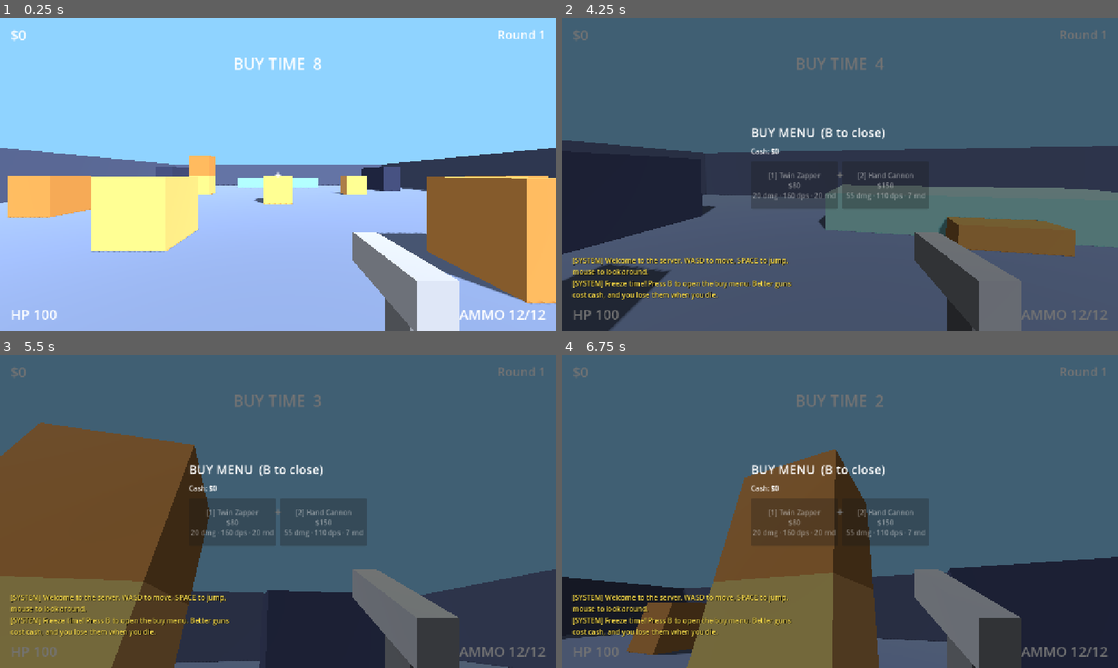
Above: before the commit, frames 1-4 (two rows, left to right).
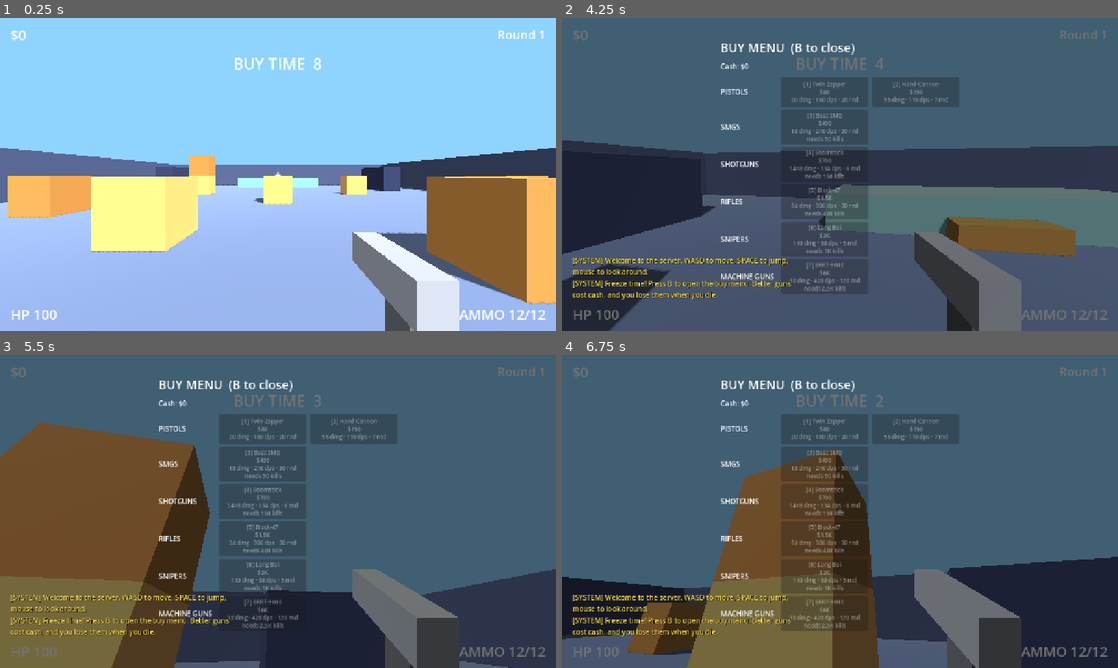
Above: after the commit, the same moments.

Repository: yeahlolnice/PixleShooterIdle
Game: Godot game, scene res://scenes/main.tscn
The game is run twice, just before and just after one commit, with the same random seed, the same clock (stepped at 60 frames per second) and the same inputs.
Inputs (mouse positions are in pixels of both pictures, inside the frame that each line leads up to):
- Up to frame 1 (0.25 s): no input
- Up to frame 2 (4.25 s): tap Enter at 0.5 s; move the mouse to (867, 174) at 0.52 s; hold T (chat) 0.53-1.28 s; hold W (move_forward) 0.53-3.53 s; tap Space (jump) at 0.77, 1.52, 3.02, 3.77 s; click (867, 174) at 0.8 s; move the mouse to (812, 174) at 1.27 s; click (812, 174) at 1.35 s; tap V (noclip) at 1.55 s; move the mouse to (851, 168) at 2.02 s; hold V (noclip) 2.03-2.78 s; click (851, 168) at 2.17 s; right-click (851, 168) at 2.3 s; move the mouse to (834, 180) at 2.77 s; right-click (834, 180) at 2.85 s; click (834, 180) at 2.92 s; tap T (chat) at 3.05 s; move the mouse to (1006, 221) at 3.52 s; hold A (move_left) from 3.53 s (still down); hold T (chat) from 3.53 s (still down); click (1006, 221) at 3.8 s; tap B (buy_menu) at 4.15 s
- Up to frame 3 (5.5 s): release A (move_left) at 4.25 s; release T (chat) at 4.25 s; tap B (buy_menu) at 4.25, 5 s; drag from (111, 464) to (194, 433) at 4.27 s; move the mouse to (283, 511) at 5.02 s; hold W (move_forward) from 5.03 s (still down); hold V (noclip) from 5.03 s (still down); click (283, 511) at 5.17 s; right-click (283, 511) at 5.3 s
- Up to frame 4 (6.75 s): tap R (reload) at 5.65 s; release W (move_forward) at 5.75 s; release V (noclip) at 5.75 s; tap B (buy_menu) at 5.75, 6.5 s; drag from (756, 433) to (728, 527) at 5.77 s; move the mouse to (867, 511) at 6.52 s; hold W (move_forward) from 6.53 s (still down); hold Shift from 6.53 s (still down)

The runs differ from the first frame. In frame 2, 9.9% of the frame differs, in the area x 28-72%, y 7-88%; in frame 3, 10%; in frame 4, 10%.

Commit message:
TASK-022/023: weapon system v2 and the gun ladder
- Weapon v2: shotgun pellets (summed hit summary), spread bloom that
  builds under sustained fire and recovers after you stop, RMB aim with
  sniper scope zoom (camera FOV, hidden viewmodel, slower mouse look),
  per-category viewmodels (stock, mags, pump, scope) and a fire kick.
- Gun ladder: Buzz SMG, Boomstick shotgun, Block-47 rifle, Long Boi
  sniper, BRRT-9000 LMG with kill unlocks; new palette colours.
- Buy menu: one row per category, locked guns show "needs N kills",
  shotgun damage shown per pellet.
- Dev unlock also unlocks guns (run kills). Screenshot tour shows the new
  guns and a held scope. Docs: DATA.md gun fields, README, D53.

Co-Authored-By: Claude Opus 5.5 <noreply@anthropic.com>

Diff:
--- a/core/data_schema.gd
+++ b/core/data_schema.gd
@@ -36,7 +36,18 @@
 		"auto": {"type": "bool"},
 		"unlock_kills": {"type": "int", "min": 0},
 		"color": {"type": "string"},
-	},
+		# Weapon v2 (TASK-022), all optional; see docs/DATA.md.
+		"category": {"type": "string"},
+		"pellets": {"type": "int", "min": 1},
+		"bloom_deg": _NUM_NONNEG,
+		"bloom_max_deg": _NUM_NONNEG,
+		"bloom_recovery_deg_s": _NUM_NONNEG,
+		"zoom_fov": _NUM_NONNEG,
+		"scoped_spread_mult": _NUM_NONNEG,
+		"model_length_m": _NUM_POS,
+	},
+	"optional": ["category", "pellets", "bloom_deg", "bloom_max_deg", "bloom_recovery_deg_s",
+		"zoom_fov", "scoped_spread_mult", "model_length_m"],
 }
 
 const _BOT := {
--- a/core/dev_flags.gd
+++ b/core/dev_flags.gd
@@ -42,6 +42,7 @@
 	if UNLOCK_ALL_FLAG in args:
 		GameState.cash = ALL_CASH
 		GameState.lifetime_kills = ALL_LIFETIME_KILLS
+		GameState.kills = ALL_LIFETIME_KILLS   # guns unlock on run kills
 		GameState.prestige_count = ALL_BANS
 		note = "DEV MODE (--dev-unlock-all): every cheat unlocked, $1B cash. Press INSERT to buy. Not saved."
 	else:
@@ -59,6 +60,7 @@
 static func unlock_all_in_session() -> void:
 	GameState.disable_persistence()
 	GameState.lifetime_kills = maxi(GameState.lifetime_kills, ALL_LIFETIME_KILLS)
+	GameState.kills = maxi(GameState.kills, ALL_LIFETIME_KILLS)   # guns unlock on run kills
 	GameState.prestige_count = maxi(GameState.prestige_count, ALL_BANS)
 	CheatSystem.refresh_unlocks(false)
 	GameState.add_cash(ALL_CASH)
--- a/data/guns.json
+++ b/data/guns.json
@@ -4,6 +4,7 @@
     {
       "id": "pistol_starter",
       "name": "P-Noob",
+      "category": "pistol",
       "price": 0,
       "damage": 25,
       "headshot_mult": 2.0,
@@ -20,6 +21,7 @@
     {
       "id": "pistol_twin_zapper",
       "name": "Twin Zapper",
+      "category": "pistol",
       "price": 80,
       "damage": 20,
       "headshot_mult": 2.0,
@@ -36,6 +38,7 @@
     {
       "id": "pistol_hand_cannon",
       "name": "Hand Cannon",
+      "category": "pistol",
       "price": 150,
       "damage": 55,
       "headshot_mult": 2.5,
@@ -48,6 +51,108 @@
       "auto": false,
       "unlock_kills": 0,
       "color": "gun_gold"
+    },
+    {
+      "id": "smg_buzz",
+      "name": "Buzz SMG",
+      "category": "smg",
+      "price": 400,
+      "damage": 18,
+      "headshot_mult": 2.0,
+      "fire_rate": 12.0,
+      "mag_size": 30,
+      "reload_time_s": 2.0,
+      "recoil_deg": 0.9,
+      "spread_deg": 2.0,
+      "bloom_deg": 0.35,
+      "bloom_max_deg": 4.0,
+      "bloom_recovery_deg_s": 8.0,
+      "range_m": 45,
+      "auto": true,
+      "unlock_kills": 50,
+      "color": "gun_navy",
+      "model_length_m": 0.34
+    },
+    {
+      "id": "shotgun_boomstick",
+      "name": "Boomstick",
+      "category": "shotgun",
+      "price": 700,
+      "damage": 14,
+      "pellets": 8,
+      "headshot_mult": 1.5,
+      "fire_rate": 1.2,
+      "mag_size": 6,
+      "reload_time_s": 2.6,
+      "recoil_deg": 5.0,
+      "spread_deg": 6.0,
+      "range_m": 25,
+      "auto": false,
+      "unlock_kills": 150,
+      "color": "gun_red",
+      "model_length_m": 0.5
+    },
+    {
+      "id": "rifle_block47",
+      "name": "Block-47",
+      "category": "rifle",
+      "price": 1500,
+      "damage": 34,
+      "headshot_mult": 2.5,
+      "fire_rate": 9.0,
+      "mag_size": 30,
+      "reload_time_s": 2.4,
+      "recoil_deg": 1.4,
+      "spread_deg": 0.8,
+      "bloom_deg": 0.25,
+      "bloom_max_deg": 3.0,
+      "bloom_recovery_deg_s": 6.0,
+      "range_m": 90,
+      "auto": true,
+      "unlock_kills": 400,
+      "color": "gun_olive",
+      "model_length_m": 0.55
+    },
+    {
+      "id": "sniper_longboi",
+      "name": "Long Boi",
+      "category": "sniper",
+      "price": 3000,
+      "damage": 110,
+      "headshot_mult": 3.0,
+      "fire_rate": 0.8,
+      "mag_size": 5,
+      "reload_time_s": 3.0,
+      "recoil_deg": 6.0,
+      "spread_deg": 4.0,
+      "scoped_spread_mult": 0.0,
+      "zoom_fov": 25,
+      "range_m": 200,
+      "auto": false,
+      "unlock_kills": 1000,
+      "color": "gun_black",
+      "model_length_m": 0.7
+    },
+    {
+      "id": "lmg_brrt",
+      "name": "BRRT-9000",
+      "category": "lmg",
+      "price": 6000,
+      "damage": 30,
+      "headshot_mult": 2.0,
+      "fire_rate": 14.0,
+      "mag_size": 120,
+      "reload_time_s": 5.0,
+      "recoil_deg": 0.8,
+      "spread_deg": 2.5,
+      "bloom_deg": 0.15,
+      "bloom_max_deg": 5.0,
+      "bloom_recovery_deg_s": 4.0,
+      "range_m": 80,
+      "auto": true,
+      "unlock_kills": 2500,
+      "color": "gun_grey",
+      "model_length_m": 0.65
     }
   ]
 }
--- a/data/palette.json
+++ b/data/palette.json
@@ -20,6 +20,10 @@
     "gun_grey": "#8a8f99",
     "gun_teal": "#3dd6c4",
     "gun_gold": "#ffc83d",
+    "gun_olive": "#7a8a3e",
+    "gun_red": "#c0473f",
+    "gun_navy": "#33427a",
+    "gun_black": "#2b2d33",
     "cash": "#ffd700",
     "neon": "#39ff14",
     "danger": "#ff3b3b",
--- a/project.godot
+++ b/project.godot
@@ -58,11 +58,6 @@
 "events": [Object(InputEventKey,"resource_local_to_scene":false,"resource_name":"","device":-1,"window_id":0,"alt_press …(190 unchanged characters)…
 ]
 }
-noclip={
-"deadzone": 0.2,
-"events": [Object(InputEventKey,"resource_local_to_scene":false,"resource_name":"","device":-1,"window_id":0,"alt_pressed":false,"shift_pressed":false,"ctrl_pressed":false,"meta_pressed":false,"pressed":false,"keycode":0,"physical_keycode":86,"key_label":0,"unicode":0,"location":0,"echo":false,"script":null)
-]
-}
 jump={
 "deadzone": 0.2,
 "events": [Object(InputEventKey,"resource_local_to_scene":false,"resource_name":"","device":-1,"window_id":0,"alt_press …(190 unchanged characters)…
@@ -73,6 +68,11 @@
 fire={
 "deadzone": 0.2,
 "events": [Object(InputEventMouseButton,"resource_local_to_scene":false,"resource_name":"","device":-1,"window_id":0,"a …(253 unchanged characters)…
+]
+}
+aim={
+"deadzone": 0.2,
+"events": [Object(InputEventMouseButton,"resource_local_to_scene":false,"resource_name":"","device":-1,"window_id":0,"alt_pressed":false,"shift_pressed":false,"ctrl_pressed":false,"meta_pressed":false,"button_mask":0,"position":Vector2(0, 0),"global_position":Vector2(0, 0),"factor":1.0,"button_index":2,"canceled":false,"pressed":false,"double_click":false,"script":null)
 ]
 }
 reload={
@@ -102,6 +102,11 @@
 "events": [Object(InputEventKey,"resource_local_to_scene":false,"resource_name":"","device":-1,"window_id":0,"alt_press …(195 unchanged characters)…
 ]
 }
+noclip={
+"deadzone": 0.2,
+"events": [Object(InputEventKey,"resource_local_to_scene":false,"resource_name":"","device":-1,"window_id":0,"alt_pressed":false,"shift_pressed":false,"ctrl_pressed":false,"meta_pressed":false,"pressed":false,"keycode":0,"physical_keycode":86,"key_label":0,"unicode":0,"location":0,"echo":false,"script":null)
+]
+}
 
 [layer_names]
 
--- a/shooter/player/player.gd
+++ b/shooter/player/player.gd
@@ -55,6 +55,8 @@
 var is_dead := false
 ## World positions to respawn at; Main assigns the arena's player spawns.
 var spawn_points: Array[Vector3] = []
+## Mouse-look multiplier; WeaponManager lowers it while scoped (zoom ratio).
+var look_scale := 1.0
 ## False while a menu is open: look and movement input are ignored.
 var input_enabled := true
 
@@ -280,7 +282,7 @@
 func look(relative: Vector2) -> void:
 	if is_dead or not input_enabled:
 		return
-	var sens: float = tuning.get("mouse_sensitivity", 0.12)
+	var sens: float = float(tuning.get("mouse_sensitivity", 0.12)) * look_scale
 	rotate_y(-deg_to_rad(relative.x * sens))
 	var limit := deg_to_rad(float(tuning.get("pitch_limit_deg", 89)))
 	_pitch = clampf(_pitch - deg_to_rad(relative.y * sens), -limit, limit)
--- a/shooter/weapons/weapon.gd
+++ b/shooter/weapons/weapon.gd
@@ -7,6 +7,15 @@
 ## `modifiers` (mag_mult, recoil_mult, spread_mult, infinite_reload,
 ## force_headshot = every bot hit counts as a headshot, set by Aimbot at max).
 ##
+## Weapon v2 (TASK-022), optional guns.json fields:
+##   pellets         rays per shot (shotgun); damage is per pellet, recoil and ammo per shot
+##   bloom_deg / bloom_max_deg / bloom_recovery_deg_s
+##                   spread added per shot up to a max, recovering while not firing
+##   zoom_fov / scoped_spread_mult
+##                   WeaponManager zooms the camera to zoom_fov while aiming (RMB);
+##                   spread is multiplied while scoped (sniper: inaccurate unscoped)
+##   category / model_length_m   viewmodel shape (pistol, smg, shotgun, rifle, sniper, lmg)
+##
 ## Hitbox contract (bots, TASK-003): hitboxes are Area3D on Layers.HITBOXES.
 ## A head hitbox has meta "headshot" = true. The raycast walks up from the hit
 ## Area3D to the first node with `apply_damage(amount: float, info: Dictionary)`.
@@ -21,12 +30,23 @@
 enum State { READY, RELOADING }
 
 const MUZZLE_FLASH_S := 0.05
+## Viewmodel kick per shot (metres back) and how fast it returns. Feel, not balance.
+const KICK_M := 0.06
+const KICK_RECOVERY_M_S := 0.6
 
 var gun: Dictionary = {}
 var state: State = State.READY
 var ammo: int = 0
 var modifiers := {"mag_mult": 1.0, "recoil_mult": 1.0, "spread_mult": 1.0, "infinite_reload": false, "force_headshot": false}
-
+## Extra spread from sustained fire (degrees), see bloom_* fields.
+var bloom := 0.0
+## True while aiming down the scope (set by WeaponManager).
+var scoped := false
+
+var _kick := 0.0
+## Seconds since the last shot; bloom only recovers once you stop firing.
+var _since_shot := INF
+var _rest_position := Vector3.ZERO
 var _cooldown: float = 0.0
 var _reload_left: float = 0.0
 var _flash_left: float = 0.0
@@ -40,6 +60,10 @@
 	state = State.READY
 	_cooldown = 0.0
 	_reload_left = 0.0
+	bloom = 0.0
+	scoped = false
+	_kick = 0.0
+	_rest_position = position
 	ammo = mag_size()
 	_rng.randomize()
 	_build_viewmodel()
@@ -65,7 +89,21 @@
 
 
 func spread_deg() -> float:
-	return float(gun.get("spread_deg", 0.0)) * float(modifiers["spread_mult"])
+	var s := (float(gun.get("spread_deg", 0.0)) + bloom) * float(modifiers["spread_mult"])
+	return s * float(gun.get("scoped_spread_mult", 1.0)) if scoped else s
+
+
+func pellet_count() -> int:
+	return int(gun.get("pellets", 1))
+
+
+## Camera FOV while scoped; 0 = this gun has no scope.
+func zoom_fov() -> float:
+	return float(gun.get("zoom_fov", 0.0))
+
+
+func category() -> String:
+	return String(gun.get("category", "pistol"))
 
 
 func reload_time() -> float:
@@ -119,7 +157,10 @@
 	ammo -= 1
 	_cooldown = fire_interval()
 	# Hitscan first: the shot goes where you aimed, the kick moves the next one.
-	var hit := _hitscan() if is_inside_tree() else {}
+	var hit := _fire_pellets()
+	bloom = minf(bloom + float(gun.get("bloom_deg", 0.0)), float(gun.get("bloom_max_deg", 0.0)))
+	_since_shot = 0.0
+	_kick = KICK_M
 	if recoil_deg() > 0.0:
 		recoil_kicked.emit(recoil_deg())
 	_flash_left = MUZZLE_FLASH_S
@@ -164,10 +205,36 @@
 		_flash_left -= delta
 		if _flash_left <= 0.0 and _flash:
 			_flash.visible = false
+	_since_shot += delta
+	if bloom > 0.0 and _since_shot > fire_interval() * 1.5:   # trigger released
+		bloom = maxf(0.0, bloom - float(gun.get("bloom_recovery_deg_s", 0.0)) * delta)
+	if _kick > 0.0:
+		_kick = maxf(0.0, _kick - KICK_RECOVERY_M_S * delta)
+		position = _rest_position + Vector3(0, 0, _kick)
 
 
 func _physics_process(delta: float) -> void:
 	tick(delta)
+
+
+## Casts pellet_count() rays and merges them into one hit summary:
+## {hit, headshot, damage (sum), position (first hit), pellets, pellets_hit}.
+func _fire_pellets() -> Dictionary:
+	var n := pellet_count()
+	var out := {"hit": false, "headshot": false, "damage": 0.0, "position": Vector3.ZERO, "pellets": n, "pellets_hit": 0}
+	if not is_inside_tree():
+		return out
+	for i in n:
+		var h := _hitscan()
+		if not h.get("hit", false):
+			continue
+		if not out["hit"]:
+			out["position"] = h["position"]
+		out["hit"] = true
+		out["pellets_hit"] += 1
+		out["headshot"] = out["headshot"] or h["headshot"]
+		out["damage"] += h["damage"]
+	return out
 
 
 # --- Hitscan --------------------------------------------------------------------------
@@ -228,9 +295,24 @@
 	for child in get_children():
 		child.queue_free()
 	var color := DataRegistry.color(gun.get("color", "")) if DataRegistry.has_method("color") else Color.GRAY
-	_add_box(Vector3(0.08, 0.1, 0.3), Vector3(0, 0, 0), color)               # slide
-	_add_box(Vector3(0.07, 0.16, 0.09), Vector3(0, -0.12, 0.08), color.darkened(0.3))  # grip
-	_flash = _add_box(Vector3(0.1, 0.1, 0.08), Vector3(0, 0, -0.2), Color(1, 0.9, 0.4), true)
+	var dark := color.darkened(0.35)
+	var length := float(gun.get("model_length_m", 0.3))
+	var cat := category()
+	var thick := 0.13 if cat in ["shotgun", "lmg"] else 0.1
+	# Body runs from just behind the grip forward along -Z.
+	_add_box(Vector3(0.08, thick, length), Vector3(0, 0, 0.15 - length * 0.5), color)
+	_add_box(Vector3(0.07, 0.16, 0.09), Vector3(0, -0.12, 0.08), dark)                    # grip
+	if cat in ["smg", "rifle", "sniper", "lmg"]:
+		_add_box(Vector3(0.06, 0.12, 0.18), Vector3(0, -0.02, 0.24), dark)                # stock
+	if cat in ["smg", "rifle"]:
+		_add_box(Vector3(0.05, 0.16, 0.06), Vector3(0, -0.13, -0.08), dark)               # magazine
+	if cat == "lmg":
+		_add_box(Vector3(0.14, 0.14, 0.14), Vector3(0, -0.13, -0.05), dark)               # box mag
+	if cat == "shotgun":
+		_add_box(Vector3(0.09, 0.07, 0.16), Vector3(0, -0.08, 0.15 - length * 0.7), dark) # pump
+	if zoom_fov() > 0.0:
+		_add_box(Vector3(0.05, 0.06, 0.22), Vector3(0, thick * 0.5 + 0.04, 0.0), dark)    # scope
+	_flash = _add_box(Vector3(0.1, 0.1, 0.08), Vector3(0, 0, 0.15 - length - 0.04), Color(1, 0.9, 0.4), true)
 	_flash.visible = false
 	_sound = AudioStreamPlayer.new()
 	_sound.stream = _make_shot_sound()
--- a/shooter/weapons/weapon_manager.gd
+++ b/shooter/weapons/weapon_manager.gd
@@ -2,7 +2,9 @@
 extends Node
 ## Holds the player's single equipped Weapon. Add as a child of the player.
 ## Equips by id from guns.json and falls back to the free starter gun when the
-## id is empty or unknown. Also routes fire/reload input.
+## id is empty or unknown. Also routes fire/reload input, and aiming (the aim
+## action, RMB): guns with zoom_fov zoom the camera, hide the viewmodel and slow
+## mouse look by the zoom ratio while held.
 
 ## Where the viewmodel is parented; resolved from the owner if left empty.
 @export var mount_path: NodePath = ^"../Head/Camera3D/WeaponMount"
@@ -11,12 +13,19 @@
 ## Ids of menus currently open; firing is blocked while any is open.
 var _open_menus: Dictionary = {}
 var _can_shoot := true
+var _aiming := false
+var _camera: Camera3D
+var _base_fov := 0.0
 
 
 func _ready() -> void:
 	EventBus.menu_toggled.connect(_on_menu_toggled)
 	EventBus.round_state_changed.connect(_on_round_state)
 	EventBus.player_died.connect(func(_info): equip_starter())
+	var mount := get_node_or_null(mount_path)
+	if mount:
+		_camera = mount.get_parent() as Camera3D
+	_base_fov = _camera.fov if _camera else 0.0
 	equip(GameState.equipped_gun_id)
 
 
@@ -25,6 +34,7 @@
 	var def := DataRegistry.gun(gun_id) if gun_id != "" else {}
 	if def.is_empty():
 		def = DataRegistry.gun(DataRegistry.starter_gun_id())
+	set_aiming(false)
 	if weapon:
 		weapon.get_parent().remove_child(weapon)
 		weapon.queue_free()
@@ -39,6 +49,24 @@
 	return def["id"]
 
 
+## Scopes in or out. Only guns with zoom_fov zoom; others just stay unscoped.
+func set_aiming(on: bool) -> void:
+	var scope := on and weapon != null and weapon.zoom_fov() > 0.0
+	_aiming = on
+	if weapon:
+		weapon.scoped = scope
+		weapon.visible = not scope
+	if _camera:
+		_camera.fov = weapon.zoom_fov() if scope else _base_fov
+	var p := get_parent()
+	if p and "look_scale" in p:
+		p.look_scale = (weapon.zoom_fov() / _base_fov) if scope and _base_fov > 0.0 else 1.0
+
+
+func is_scoped() -> bool:
+	return weapon != null and weapon.scoped
+
+
 func _on_round_state(state: StringName, _info: Dictionary) -> void:
 	_can_shoot = state == EventBus.ROUND_LIVE
 	# The gun announced its ammo in equip(), before the HUD existed on first boot.
@@ -49,6 +77,7 @@
 func _on_menu_toggled(menu_id: StringName, open: bool) -> void:
 	if open:
 		_open_menus[menu_id] = true
+		set_aiming(false)
 	else:
 		_open_menus.erase(menu_id)
 
@@ -71,7 +100,12 @@
 
 
 func _physics_process(_delta: float) -> void:
-	if weapon == null or not _open_menus.is_empty() or not _can_shoot:
+	if weapon == null or not _open_menus.is_empty():
+		return
+	var aim := Input.is_action_pressed("aim")
+	if aim != _aiming:
+		set_aiming(aim)
+	if not _can_shoot:
 		return
 	var fire := Input.is_action_pressed("fire") if weapon.is_auto() else Input.is_action_just_pressed("fire")
 	if fire:
--- /dev/null
+++ b/tests/unit/test_weapon_v2.gd
@@ -0,0 +1,100 @@
+extends GutTest
+## Weapon v2 (TASK-022) and the gun ladder (TASK-023): bloom, scope zoom,
+## shotgun pellets, buy-menu categories. Values come from data/guns.json.
+
+const PlayerScene := preload("res://shooter/player/player.tscn")
+const BotScene := preload("res://shooter/bots/bot.tscn")
+
+
+func _weapon(id: String) -> Weapon:
+	var w: Weapon = add_child_autofree(Weapon.new())
+	w.setup(DataRegistry.gun(id))
+	return w
+
+
+func _first_gun_with(key: String) -> Dictionary:
+	for g in DataRegistry.guns():
+		if g.has(key):
+			return g
+	return {}
+
+
+func test_ladder_has_every_category_from_the_plan() -> void:
+	var cats := BuyMenu.categories(ShopService.catalog())
+	for c in ["pistol", "smg", "shotgun", "rifle", "sniper", "lmg"]:
+		assert_true(cats.has(c), c)
+	assert_eq(cats.slice(0, 6), ["pistol", "smg", "shotgun", "rifle", "sniper", "lmg"], "plan order")
+
+
+func test_bloom_grows_per_shot_caps_and_recovers() -> void:
+	var g := _first_gun_with("bloom_deg")
+	var w := _weapon(g["id"])
+	var base := w.spread_deg()
+	assert_true(w.try_fire())
+	assert_almost_eq(w.spread_deg(), base + float(g["bloom_deg"]), 0.0001)
+	for i in 200:
+		w.tick(w.fire_interval())
+		w.try_fire()
+		if w.is_reloading():
+			break
+	assert_almost_eq(w.bloom, float(g["bloom_max_deg"]), 0.0001, "capped")
+	w.tick(10.0)
+	w.tick(10.0)
+	assert_eq(w.bloom, 0.0, "recovers while not firing")
+
+
+func test_scoped_spread_and_zoom() -> void:
+	var g := _first_gun_with("zoom_fov")
+	var w := _weapon(g["id"])
+	assert_gt(w.zoom_fov(), 0.0)
+	var unscoped := w.spread_deg()
+	w.scoped = true
+	assert_almost_eq(w.spread_deg(), unscoped * float(g.get("scoped_spread_mult", 1.0)), 0.0001)
+
+
+func test_manager_zooms_camera_hides_viewmodel_and_slows_look() -> void:
+	var p: Player = add_child_autofree(PlayerScene.instantiate())
+	var wm: WeaponManager = p.get_node("WeaponManager")
+	var base_fov := p.camera.fov
+	wm.equip(_first_gun_with("zoom_fov")["id"])
+	wm.set_aiming(true)
+	assert_almost_eq(p.camera.fov, wm.weapon.zoom_fov(), 0.0001)
+	assert_false(wm.weapon.visible, "scope view, no viewmodel")
+	assert_almost_eq(p.look_scale, wm.weapon.zoom_fov() / base_fov, 0.0001)
+	wm.set_aiming(false)
+	assert_almost_eq(p.camera.fov, base_fov, 0.0001)
+	assert_eq(p.look_scale, 1.0)
+	wm.equip(DataRegistry.starter_gun_id())
+	wm.set_aiming(true)
+	assert_almost_eq(p.camera.fov, base_fov, 0.0001, "no scope on a pistol")
+	assert_false(wm.is_scoped())
+
+
+func test_switching_gun_while_scoped_unzooms() -> void:
+	var p: Player = add_child_autofree(PlayerScene.instantiate())
+	var wm: WeaponManager = p.get_node("WeaponManager")
+	var base_fov := p.camera.fov
+	wm.equip(_first_gun_with("zoom_fov")["id"])
+	wm.set_aiming(true)
+	wm.equip(DataRegistry.starter_gun_id())
+	assert_almost_eq(p.camera.fov, base_fov, 0.0001)
+
+
+func test_shotgun_fires_every_pellet_and_sums_damage() -> void:
+	var g := _first_gun_with("pellets")
+	var p: Player = add_child_autofree(PlayerScene.instantiate())
+	p.set_physics_process(false)
+	var bot: Bot = BotScene.instantiate()
+	bot.configure("grunt", DataRegistry.first_arena_id())
+	add_child_autofree(bot)
+	bot.global_position = Vector3(0, 0, -2.5)
+	bot.set_physics_process(false)
+	var wm: WeaponManager = p.get_node("WeaponManager")
+	wm.equip(g["id"])
+	await wait_physics_frames(2)
+	watch_signals(wm.weapon)
+	assert_true(wm.weapon.try_fire())
+	var hit: Dictionary = get_signal_parameters(wm.weapon, "shot_fired")[0]
+	assert_eq(hit["pellets"], int(g["pellets"]))
+	assert_gt(hit["pellets_hit"], 1, "several pellets land at close range")
+	assert_gt(float(hit["damage"]), float(g["damage"]), "damage adds up across pellets")
--- a/tools/screenshot_tour.gd
+++ b/tools/screenshot_tour.gd
@@ -41,6 +41,15 @@
 	buy.open_menu()
 	await _snap("buy_menu")
 	buy.close_menu()
+	var wm: WeaponManager = _main.player.get_node("WeaponManager")
+	for id in ["shotgun_boomstick", "lmg_brrt"]:
+		wm.equip(id)
+		await _snap("gun_" + id)
+	wm.equip("sniper_longboi")
+	Input.action_press("aim")   # held like a player would; the manager reads it each tick
+	await _snap("sniper_scoped")
+	Input.action_release("aim")
+	wm.equip("rifle_block47")
 
 	var mod := _ui(ModMenu) as ModMenu
 	mod.open_menu()
--- a/ui/buy_menu/buy_menu.gd
+++ b/ui/buy_menu/buy_menu.gd
@@ -2,13 +2,19 @@
 extends Control
 ## Counter-Strike-style buy menu. Opens with the buy_menu action (B) during
 ## freeze time only and closes when the round goes live. Purchase rules live in
-## ShopService; this only draws the grid and equips through WeaponManager.
+## ShopService; this only draws one row per gun category (guns.json "category",
+## in CATEGORY_ORDER) and equips through WeaponManager. Number keys 1-9 buy in
+## on-screen order. Locked guns show the kills they need.
+
+const CATEGORY_ORDER := ["pistol", "smg", "shotgun", "rifle", "sniper", "lmg", "special"]
+const CATEGORY_NAMES := {"pistol": "PISTOLS", "smg": "SMGS", "shotgun": "SHOTGUNS", "rifle": "RIFLES",
+	"sniper": "SNIPERS", "lmg": "MACHINE GUNS", "special": "SPECIAL"}
 
 ## Set by Main; the menu equips the bought gun here.
 var weapon_manager: WeaponManager
 
 var _freeze := false
-var _grid: GridContainer
+var _rows: VBoxContainer
 var _cash_label: Label
 var _feedback: Label
 var _buttons: Dictionary = {}  # gun_id -> Button
@@ -32,11 +38,9 @@
 	box.add_child(title)
 	_cash_label = Label.new()
 	box.add_child(_cash_label)
-	_grid = GridContainer.new()
-	_grid.columns = 3
-	_grid.add_theme_constant_override("h_separation", 10)
-	_grid.add_theme_constant_override("v_separation", 10)
-	box.add_child(_grid)
+	_rows = VBoxContainer.new()
+	_rows.add_theme_constant_override("separation", 6)
+	box.add_child(_rows)
 	_feedback = Label.new()
 	box.add_child(_feedback)
 	_build_buttons()
@@ -48,19 +52,51 @@
 
 func _build_buttons() -> void:
 	var i := 1
-	for g in ShopService.catalog():
-		var b := Button.new()
-		b.custom_minimum_size = Vector2(200, 110)
-		b.text = _label(g, i)
-		b.pressed.connect(_buy.bind(g["id"]))
-		_grid.add_child(b)
-		_buttons[g["id"]] = b
-		i += 1
+	for cat in categories(ShopService.catalog()):
+		var row := HBoxContainer.new()
+		row.add_theme_constant_override("separation", 10)
+		var header := Label.new()
+		header.text = CATEGORY_NAMES.get(cat, String(cat).to_upper())
+		header.custom_minimum_size = Vector2(130, 0)
+		header.vertical_alignment = VERTICAL_ALIGNMENT_CENTER
+		row.add_child(header)
+		for g in ShopService.catalog():
+			if String(g.get("category", "pistol")) != cat:
+				continue
+			var b := Button.new()
+			b.custom_minimum_size = Vector2(200, 70)
+			b.add_theme_font_size_override("font_size", 13)
+			b.set_meta("label", _label(g, i))
+			b.text = b.get_meta("label")
+			b.pressed.connect(_buy.bind(g["id"]))
+			row.add_child(b)
+			_buttons[g["id"]] = b
+			i += 1
+		_rows.add_child(row)
+
+
+## Categories present in `guns`, in CATEGORY_ORDER (unknown ones last, in data order).
+static func categories(guns: Array) -> Array:
+	var present: Array = []
+	for g in guns:
+		var c := String(g.get("category", "pistol"))
+		if not present.has(c):
+			present.append(c)
+	var out: Array = []
+	for c in CATEGORY_ORDER:
+		if present.has(c):
+			out.append(c)
+	for c in present:
+		if not out.has(c):
+			out.append(c)
+	return out
 
 
 static func _label(g: Dictionary, index: int) -> String:
-	var dps := float(g["damage"]) * float(g["fire_rate"])
-	return "[%d] %s\n%s\n%d dmg · %.0f dps · %d rnd" % [index, g["name"], Fmt.cash(float(g["price"])), int(g["damage"]), dps, int(g["mag_size"])]
+	var pellets := int(g.get("pellets", 1))
+	var dps := float(g["damage"]) * pellets * float(g["fire_rate"])
+	var dmg := "%d" % int(g["damage"]) if pellets == 1 else "%d×%d" % [int(g["damage"]), pellets]
+	return "[%d] %s\n%s\n%s dmg · %.0f dps · %d rnd" % [index, g["name"], Fmt.cash(float(g["price"])), dmg, dps, int(g["mag_size"])]
 
 
 func is_open() -> bool:
@@ -124,3 +160,5 @@
 		var r := ShopService.check(id)
 		b.disabled = r == ShopService.Result.CANNOT_AFFORD or r == ShopService.Result.LOCKED
 		b.tooltip_text = ShopService.message(r)
+		var need := int(DataRegistry.gun(id).get("unlock_kills", 0))
+		b.text = String(b.get_meta("label")) + ("\nneeds %s kills" % Fmt.number(need) if r == ShopService.Result.LOCKED else "")
Not shown, added: tests/unit/test_weapon_v2.gd.uid
Not shown, changed: docs/DATA.md
Not shown, changed: docs/DECISIONS.md
